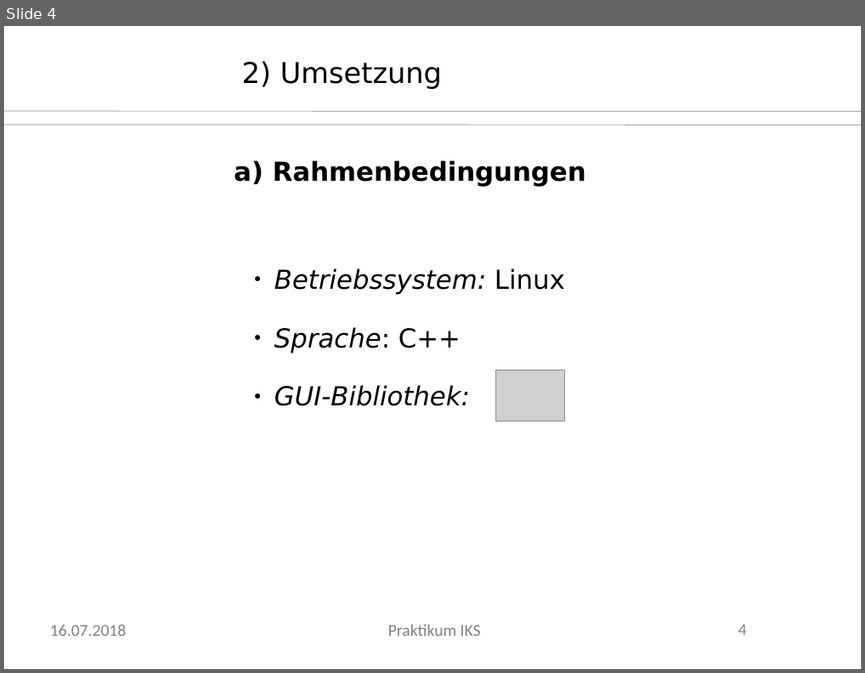
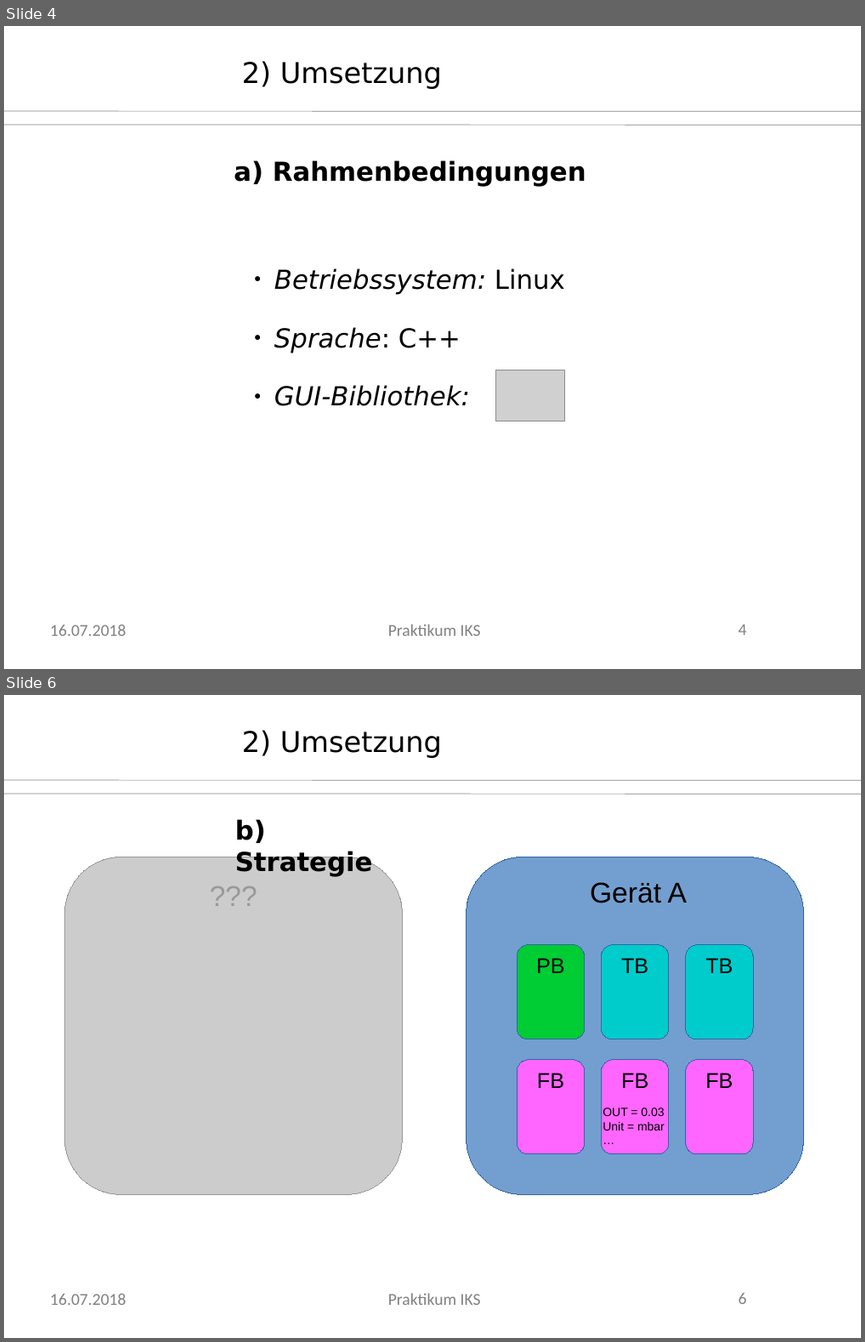
Before and after one commit to axelwogawa/PROFIBus-Profis, a slide deck: presentation/praesi.odp. Shown one above the other, each under a label of ours: slide 4 before the commit, slides 4 and 6 after it; the slides between them are not shown. The pictures are 865x673 and 865x1342 pixels, drawn with LibreOffice and Linux fonts; fonts in the diff are those of the drawing; grey boxes stand for pictures; background and template pictures are left out. Boxes give left, top, right and bottom in pixels: in the first picture for what was removed or moved away, otherwise in the second. Text is boxed around its words. In the diff, an @@ line names an element or a change of style, - is before the commit and + after.

```diff
--- a/presentation/praesi.odp
+++ b/presentation/praesi.odp
@@ slide 6 added at bbox=[4, 695, 861, 1338], background #FFFFFF; not listed: 5 template elements that a slide beside it also shows @@
@@ text added at bbox=[242, 730, 442, 758], 24 pt, text #000000 @@
+2) Umsetzung
@@ text added at bbox=[235, 819, 373, 877], 22 pt, text #000000, bold @@
+b) Strategie
@@ rounded rectangle added at bbox=[65, 857, 403, 1195], fill #CCCCCC, outline #999999 0 pt, 24 pt, text #999999 @@
+???
@@ rounded rectangle added at bbox=[466, 857, 803, 1195], fill #729FCF, outline #3465A4 0 pt, 24 pt, text #000000 @@
+???
@@ text added at bbox=[590, 882, 687, 903], 24 pt, text #000000 @@
+Gerät A
@@ text added at bbox=[100, 954, 775, 1080], 88 pt, text #000000 @@
+? ? ?
@@ group added at bbox=[517, 944, 753, 1153]: 6 freeform shapes @@
+PB
+TB
+TB
+FB
+FB
+FB
@@ text added at bbox=[602, 1107, 664, 1130], 10 pt, text #000000 @@
+OUT = 0.03
+Unit = mbar
+…
```
Also in this commit, not shown: 2 slides changed, 1 other file.
